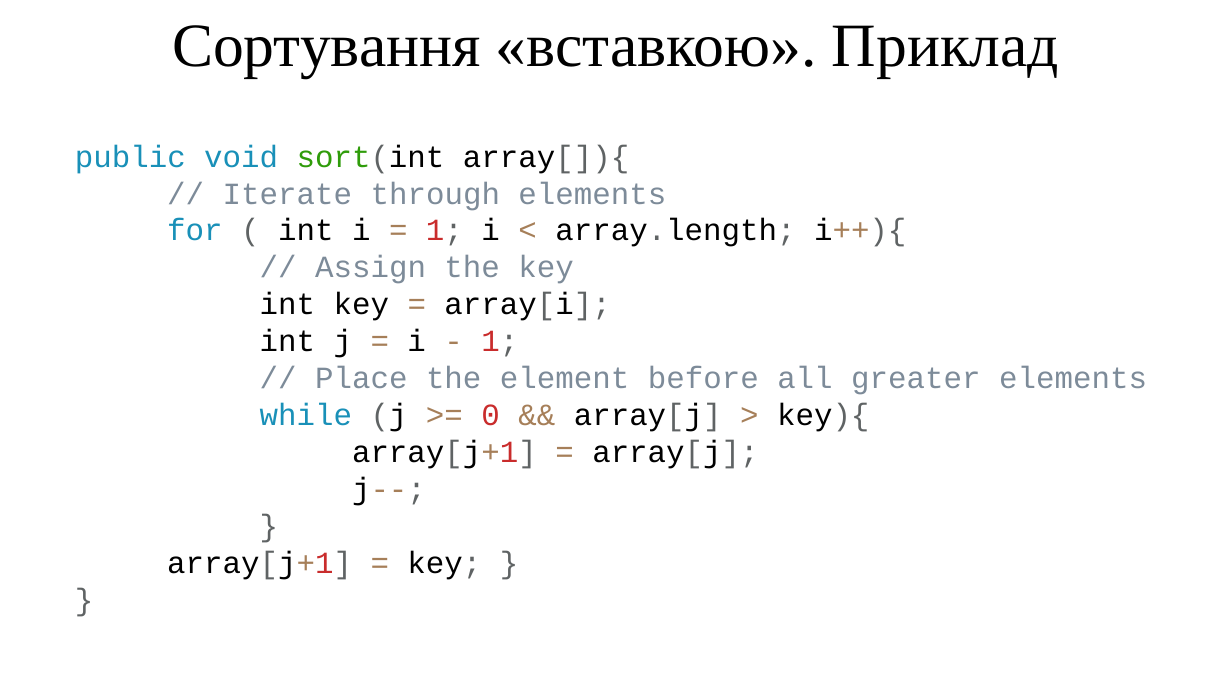
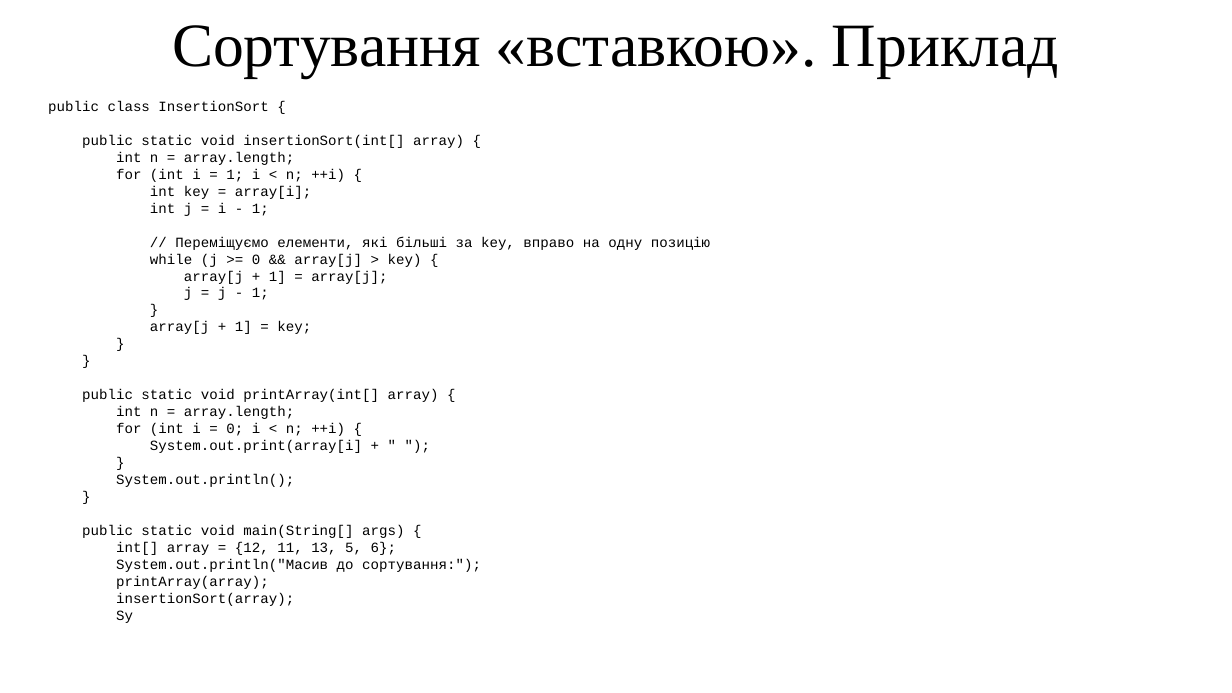
Before and after one commit to arg3ntuum/JavaCourse, a slide deck: slide 10 of Java Урок 8 Масиви. Алгоритми сортування.pptx. Drawn at 1232x693 pixels with LibreOffice and Linux fonts; fonts in the diff are those of the drawing. Boxes give left, top, right and bottom in pixels: in the first picture for what was removed or moved away, otherwise in the second. Text is boxed around its words. In the diff, an @@ line names an element or a change of style, - is before the commit and + after.

Commit message:
v 1.0.1
Фікси презентації з Алгоритмами сортування.

```diff
--- a/Java Урок 8 Масиви. Алгоритми сортування.pptx
+++ b/Java Урок 8 Масиви. Алгоритми сортування.pptx
@@ text "public class InsertionSort {": place and size @@
-text "public class InsertionSort {" at box(75, 144, 1147, 580)
+text "public class InsertionSort {" at box(48, 101, 710, 623)
@@ text at box(48, 101, 464, 182): text changed; size 24 to 11 pt; text colour #7D8B99 to #000000 @@
-public void sort(int array[]){
-// Iterate through elements
-for ( int i = 1; i < array.length; i++){
-// Assign the key
+public class InsertionSort {
+public static void insertionSort(int[] array) {
+int n = array.length;
+for (int i = 1; i < n; ++i) {
@@ text at box(150, 186, 311, 216): size 24 to 11 pt in "int key = array[i];", "int j = i - 1;", "}", "}"; text colour #A67F59 to #000000 in "=", "= -"; text colour #5F6364 to #000000 in "array[i];", "1;", "}", "}"; text colour #C92C2C to #000000 in "1;" @@
@@ text at box(150, 236, 710, 300): text changed; size 24 to 11 pt; text colour #7D8B99 to #000000 @@
-// Place the element before all greater elements
-while (j >= 0 && array[j] > key){
-array[j+1] = array[j];
-j--;
+// Переміщуємо елементи, які більші за key, вправо на одну позицію
+while (j >= 0 && array[j] > key) {
+array[j + 1] = array[j];
+j = j - 1;
@@ text at box(150, 321, 311, 334): text changed; size 24 to 11 pt @@
-array[j+1] = key; }
+array[j + 1] = key;
@@ text at box(82, 389, 481, 623): paragraphs added @@
+}
+public static void printArray(int[] array) {
+int n = array.length;
+for (int i = 0; i < n; ++i) {
+System.out.print(array[i] + " ");
+}
+System.out.println();
+}
+public static void main(String[] args) {
+int[] array = {12, 11, 13, 5, 6};
+System.out.println("Масив до сортування:");
+printArray(array);
+insertionSort(array);
+Sy
```
Also in this commit, not shown: 5 other slides changed.
